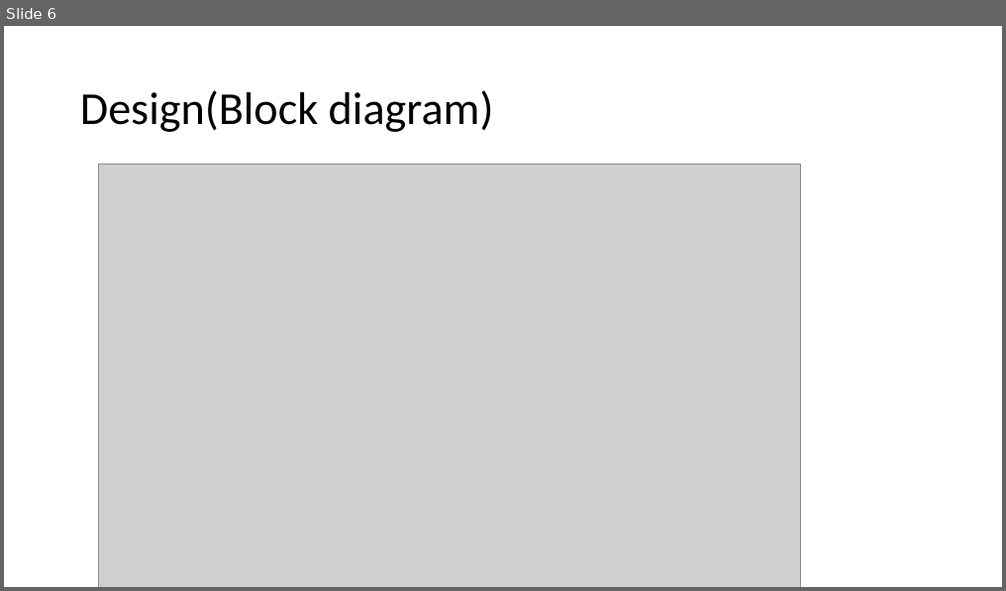
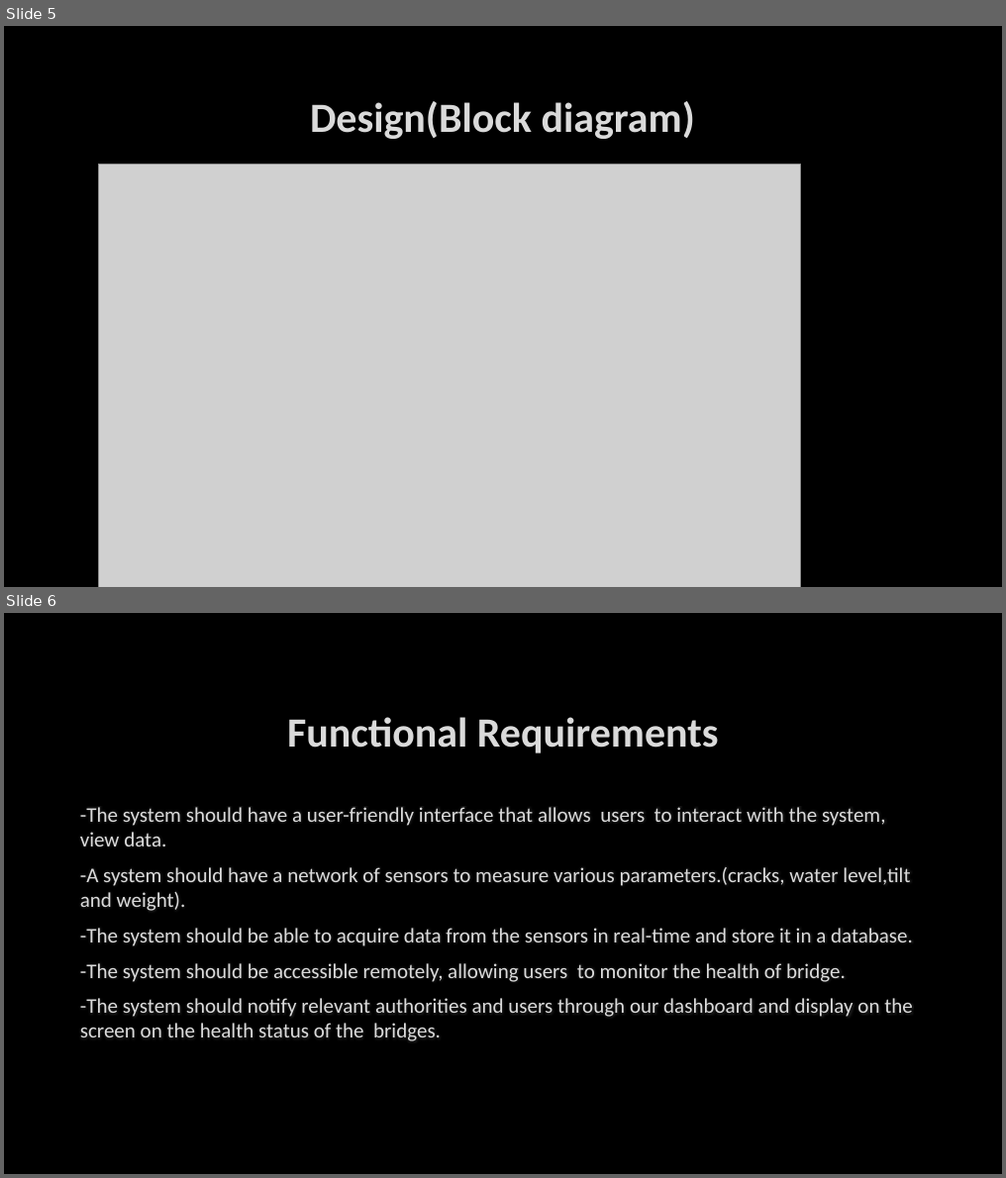
Before and after one commit to patrickmabziness360/Bridge_Health_Monitoring_System, a slide deck: Project Documents/IOT BRIDGE HEALTH MONITORING SYSTEM.pptx. Shown one above the other, each under a label of ours: slide 6 before the commit, slides 5 and 6 after it. The pictures are 1006x591 and 1006x1178 pixels, drawn with LibreOffice and Linux fonts; fonts in the diff are those of the drawing; grey boxes stand for pictures; background and template pictures are left out. Boxes give left, top, right and bottom in pixels: in the first picture for what was removed or moved away, otherwise in the second. Text is boxed around its words. In the diff, an @@ line names an element or a change of style, - is before the commit and + after.

```diff
--- a/Project Documents/IOT BRIDGE HEALTH MONITORING SYSTEM.pptx
+++ b/Project Documents/IOT BRIDGE HEALTH MONITORING SYSTEM.pptx
@@ slide 6 added at (x1=4, y1=613, x2=1002, y2=1174), background picture (left out) @@
@@ title added at (x1=287, y1=717, x2=719, y2=754), 40 pt, text #DADADA, bold @@
+Functional Requirements
@@ text added at (x1=80, y1=807, x2=913, y2=1042), 20 pt, text #DADADA @@
+-The system should have a user-friendly interface that allows users to interact with the system, view data.
+-A system should have a network of sensors to measure various parameters.(cracks, water level,tilt and weight).
+-The system should be able to acquire data from the sensors in real-time and store it in a database.
+-The system should be accessible remotely, allowing users to monitor the health of bridge.
+-The system should notify relevant authorities and users through our dashboard and display on the screen on the health status of the bridges.
@@ what was slide 6 is now slide 5 @@
@@ slide 5 changed as well @@
@@ background #FFFFFF to picture (left out) @@
@@ title "Design(Block diagram)" moved from (x1=80, y1=90, x2=494, y2=132) to (x1=310, y1=101, x2=695, y2=139) @@
@@ title "Design(Block diagram)" at (x1=310, y1=101, x2=695, y2=139): size 44 to 40 pt, text colour #000000 to #DADADA, letter outline none to #404040 0.75 pt, bold on; alignment left to centre; line spacing 0.9 to 1 @@
```
Also in this commit, not shown: 5 other slides changed, 2 slides removed, 1 other file.
